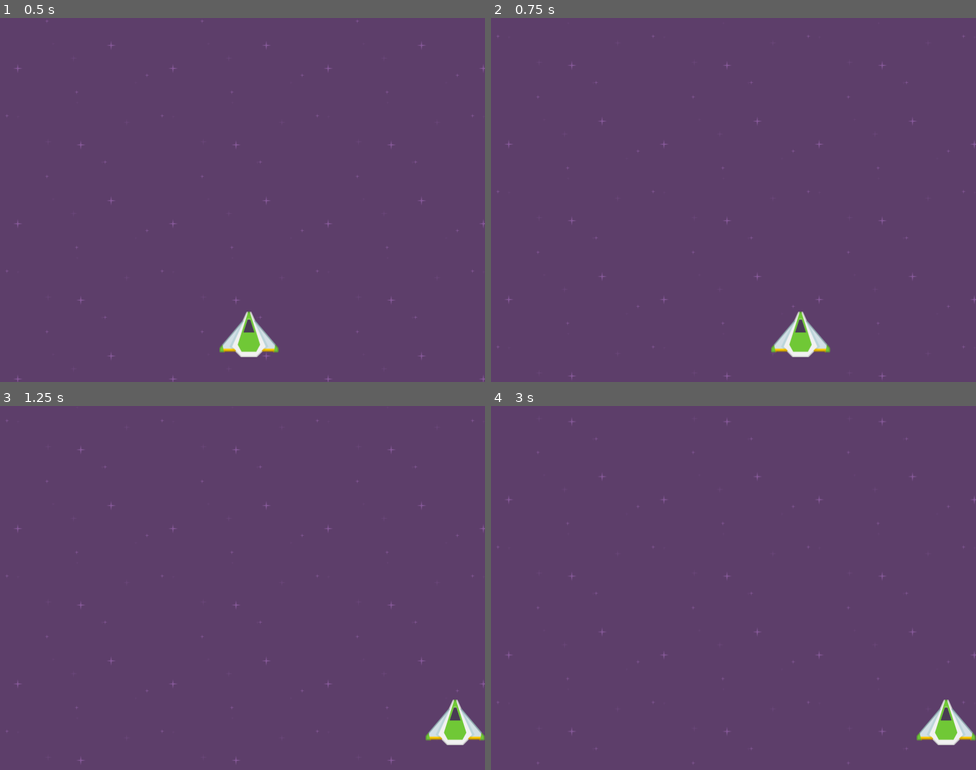
Above: before the commit, frames 1-4 (two rows, left to right).
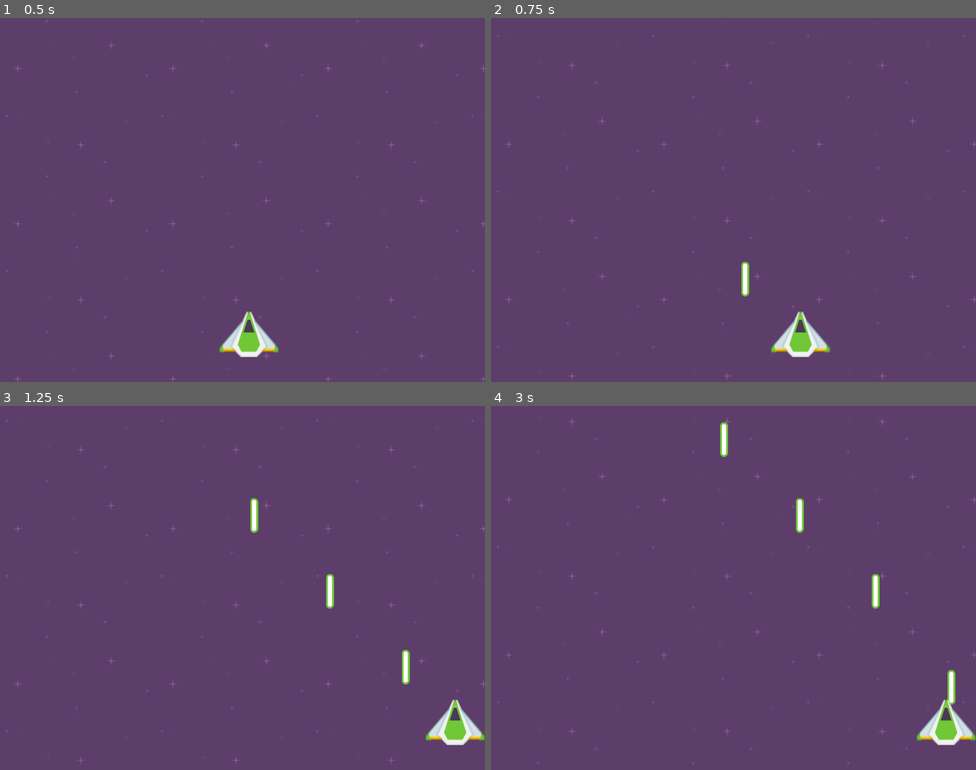
Above: after the commit, the same moments.

Repository: ibrahimuzul/space-attack
Game: Godot game, scene res://scenes/Main.tscn
Same seed, same stepped clock (60 frames per second), same inputs: the game is played once before the commit and once after it.
Inputs:
- Up to frame 1 (0.5 s): no input
- Up to frame 2 (0.75 s): hold Right (right) from 0.53 s (still down); hold Space (shoot, bound only after the commit) from 0.53 s (still down)
- Up to frame 3 (1.25 s): keep holding Right (right); keep holding Space (shoot, bound only after the commit)
- Up to frame 4 (3 s): release Right (right) at 1.28 s; release Space (shoot, bound only after the commit) at 1.28 s; hold Left (left) 1.28-2.03 s; tap Space (shoot, bound only after the commit) at 1.35, 2.85 s; hold Space (shoot, bound only after the commit) 2.03-2.78 s; hold Right (right) from 2.03 s (still down)

Frame 1 is identical in both runs. In frame 2, 0.2% of the frame differs, in the area x 51-54%, y 67-77%; in frame 3, 0.5%; in frame 4, 0.6%, in the area x 47-96%, y 4-82%.

Commit message:
45.Shooting

Diff:
--- a/project.godot
+++ b/project.godot
@@ -39,6 +39,12 @@
 , Object(InputEventJoypadButton,"resource_local_to_scene":false,"resource_name":"","device":0,"button_index":15,"pressure":0.0,"pressed":false,"script":null)
  ]
 }
+shoot={
+"deadzone": 0.5,
+"events": [ Object(InputEventKey,"resource_local_to_scene":false,"resource_name":"","device":0,"alt":false,"shift":false,"control":false,"meta":false,"command":false,"pressed":false,"scancode":32,"unicode":0,"echo":false,"script":null)
+, Object(InputEventJoypadButton,"resource_local_to_scene":false,"resource_name":"","device":0,"button_index":0,"pressure":0.0,"pressed":false,"script":null)
+ ]
+}
 
 [rendering]
 
--- a/scenes/Main.tscn
+++ b/scenes/Main.tscn
@@ -1,7 +1,8 @@
-[gd_scene load_steps=3 format=2]
+[gd_scene load_steps=4 format=2]
 
 [ext_resource path="res://scenes/Background.tscn" type="PackedScene" id=1]
 [ext_resource path="res://scenes/Player.tscn" type="PackedScene" id=2]
+[ext_resource path="res://scenes/PlayerProjectile.tscn" type="PackedScene" id=3]
 
 [node name="Main" type="Node"]
 
@@ -9,3 +10,4 @@
 
 [node name="Player" parent="." instance=ExtResource( 2 )]
 position = Vector2( 410.837, 521.874 )
+projectile = ExtResource( 3 )
--- a/scenes/Player.tscn
+++ b/scenes/Player.tscn
@@ -10,11 +10,14 @@
 
 [node name="Player" type="KinematicBody2D" index="0"]
 
+z_index = 2
 input_pickable = false
 collision_layer = 1
 collision_mask = 1
 collision/safe_margin = 0.08
 script = ExtResource( 1 )
+_sections_unfolded = [ "Z Index" ]
+projectile = null
 
 [node name="Sprite" type="Sprite" parent="." index="0"]
 
@@ -23,3 +26,12 @@
 [node name="CollisionShape2D" type="CollisionShape2D" parent="." index="1"]
 
 shape = SubResource( 1 )
+
+[node name="Timer" type="Timer" parent="." index="2"]
+
+process_mode = 1
+wait_time = 0.25
+one_shot = false
+autostart = false
+
+[connection signal="timeout" from="Timer" to="." method="_on_Timer_timeout"]
--- /dev/null
+++ b/scenes/PlayerProjectile.tscn
@@ -0,0 +1,30 @@
+[gd_scene load_steps=4 format=2]
+
+[ext_resource path="res://scripts/PlayerProjectile.gd" type="Script" id=1]
+[ext_resource path="res://sprites/laserGreen06.png" type="Texture" id=2]
+
+[sub_resource type="RectangleShape2D" id=1]
+
+custom_solver_bias = 0.0
+extents = Vector2( 7.24459, 27.8532 )
+
+[node name="PlayerProjectile" type="Area2D"]
+
+input_pickable = true
+gravity_vec = Vector2( 0, 1 )
+gravity = 98.0
+linear_damp = 0.1
+angular_damp = 1.0
+audio_bus_override = false
+audio_bus_name = "Master"
+script = ExtResource( 1 )
+speed = 500
+damage = 10
+
+[node name="CollisionShape2D" type="CollisionShape2D" parent="." index="0"]
+
+shape = SubResource( 1 )
+
+[node name="Sprite" type="Sprite" parent="." index="1"]
+
+texture = ExtResource( 2 )
--- a/scripts/Player.gd
+++ b/scripts/Player.gd
@@ -2,10 +2,15 @@
 
 const SPEED = 500
 
+export(PackedScene) var projectile
+
 onready var sprite = $Sprite
+onready var timer = $Timer
+
 
 var screen_size
 var half_sprite_size
+var can_shoot = true
 
 
 func _ready():
@@ -18,4 +23,14 @@
 	elif Input.is_action_pressed("right"):
 		position.x += SPEED * delta
 
+	if can_shoot and Input.is_action_pressed("shoot"):
+		can_shoot = false
+		var new_projectile = projectile.instance()
+		get_parent().add_child(new_projectile)
+		new_projectile.position = position
+		timer.start()
+
 	position.x = clamp(position.x, 0 + half_sprite_size, screen_size - half_sprite_size)
+
+func _on_Timer_timeout():
+	can_shoot = true
--- /dev/null
+++ b/scripts/PlayerProjectile.gd
@@ -0,0 +1,18 @@
+extends Area2D
+
+export var speed = 200
+export var damage = 10
+
+func _ready():
+	connect("area_entered", self, "_on_area_entered")
+
+func _process(delta):
+	position.y -= speed * delta
+	if position.y < -2000:
+		queue_free()
+
+
+func _on_area_entered(area):
+	if area.is_in_group("Enemies"):
+		area.add_damage(damage)
+		queue_free()
